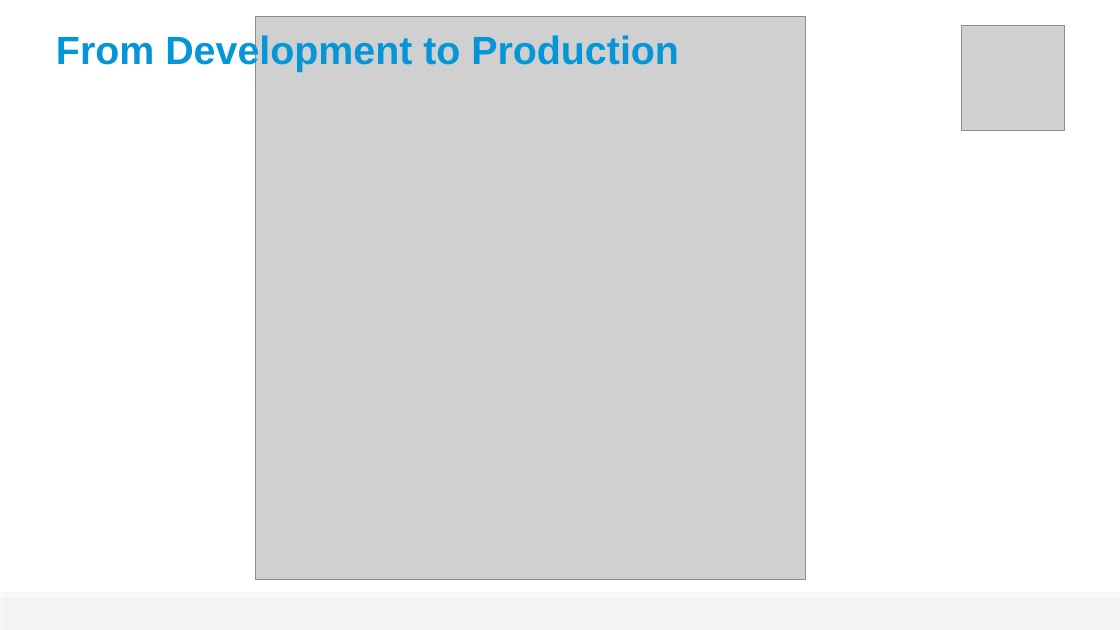
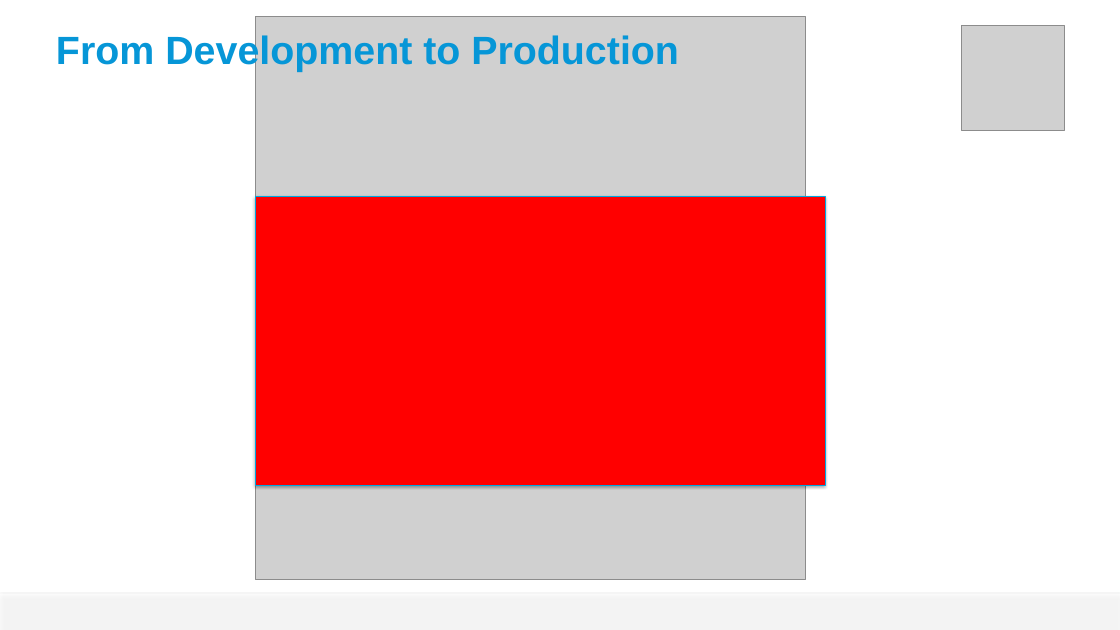
Before and after one commit to guillaume-brossard/tech-summit, a slide deck: slide 8 of 2014/supersize-nodejs/supersize-nodejs-gb.pptx. Drawn at 1120x630 pixels with LibreOffice and Linux fonts; fonts in the diff are those of the drawing; grey boxes stand for pictures; background and template pictures are left out. Boxes give left, top, right and bottom in pixels: in the first picture for what was removed or moved away, otherwise in the second. Text is boxed around its words. In the diff, an @@ line names an element or a change of style, - is before the commit and + after.

```diff
--- a/2014/supersize-nodejs/supersize-nodejs-gb.pptx
+++ b/2014/supersize-nodejs/supersize-nodejs-gb.pptx
@@ rectangle added at [255,197,825,485], fill #FF0000, outline #00A7E1 0.75 pt @@
```
Also in this commit, not shown: 6 other slides changed, 1 other file.
